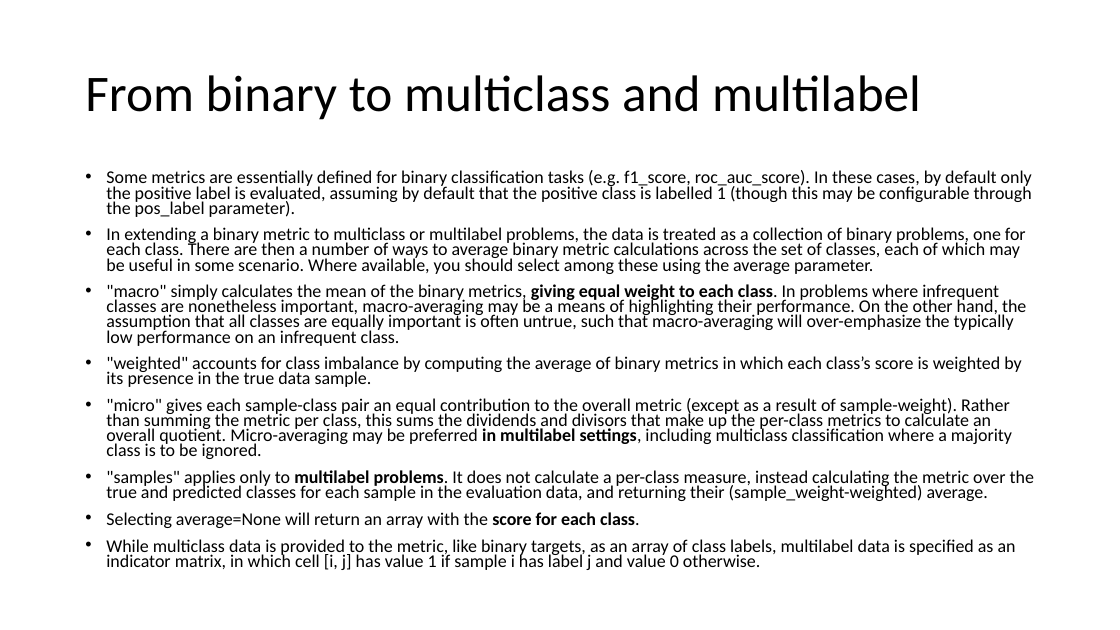
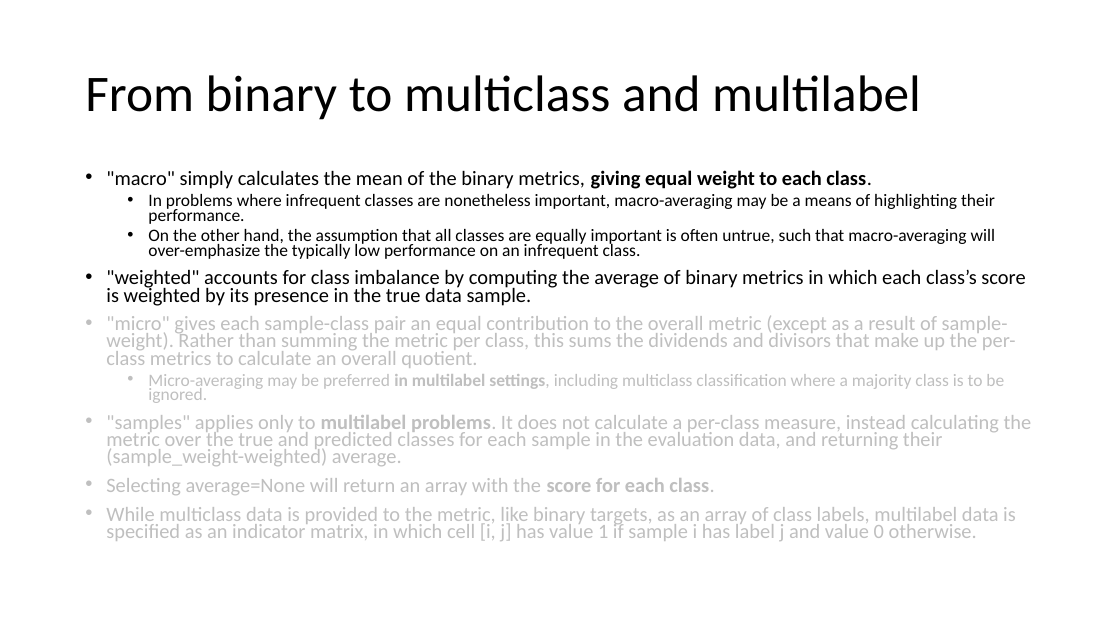
Before and after one commit to FranzGH/IoT_ML, a slide deck: slide 49 of Model selection.pptx (slide 47 before the commit). Drawn at 1120x630 pixels with LibreOffice and Linux fonts; fonts in the diff are those of the drawing. Boxes give left, top, right and bottom in pixels: in the first picture for what was removed or moved away, otherwise in the second. Text is boxed around its words. In the diff, an @@ line names an element or a change of style, - is before the commit and + after.

Commit message:
Model selection

```diff
--- a/Model selection.pptx
+++ b/Model selection.pptx
@@ text at bbox=[106, 170, 996, 259]: text changed; size 15.4 to 15 pt @@
-• Some metrics are essentially defined for binary classification tasks (e.g. f1_score, roc_auc_score). In these cases, by default only the positive label is evaluated, assuming by default that the positive class is labelled 1 (though this may be configurable through the pos_label parameter).
-• In extending a binary metric to multiclass or multilabel problems, the data is treated as a collection of binary problems, one for each class. There are then a number of ways to average binary metric calculations across the set of classes, each of which may be useful in some scenario. Where available, you should select among these using the average parameter.
-• "macro" simply calculates the mean of the binary metrics, giving equal weight to each class. In problems where infrequent classes are nonetheless important, macro-averaging may be a means of highlighting their performance. On the other hand, the assumption that all classes are equally important is often untrue, such that macro-averaging will over-emphasize the typically low performance on an infrequent class.
+• "macro" simply calculates the mean of the binary metrics, giving equal weight to each class.
+  • In problems where infrequent classes are nonetheless important, macro-averaging may be a means of highlighting their performance.
+  • On the other hand, the assumption that all classes are equally important is often untrue, such that macro-averaging will over-emphasize the typically low performance on an infrequent class.
@@ text at bbox=[106, 269, 1032, 541]: size 15.4 to 17.5 pt in ""weighted" accounts for class imbalance by computing ...", ""samples" applies only to multilabel problems. It ...", "Selecting average=None will return an array with ...", "While multiclass data is provided to the ..."; text colour #000000 to #BFBFBF in ""samples" applies only to multilabel problems. It ...", "Selecting average=None will return an array with ...", "While multiclass data is provided to the ..." @@
@@ text at bbox=[106, 315, 1016, 403]: text changed; size 15.4 to 17.5 pt; text colour #000000 to #BFBFBF @@
-• "micro" gives each sample-class pair an equal contribution to the overall metric (except as a result of sample-weight). Rather than summing the metric per class, this sums the dividends and divisors that make up the per-class metrics to calculate an overall quotient. Micro-averaging may be preferred in multilabel settings, including multiclass classification where a majority class is to be ignored.
+• "micro" gives each sample-class pair an equal contribution to the overall metric (except as a result of sample-weight). Rather than summing the metric per class, this sums the dividends and divisors that make up the per-class metrics to calculate an overall quotient.
+  • Micro-averaging may be preferred in multilabel settings, including multiclass classification where a majority class is to be ignored.
```
Also in this commit, not shown: 23 other slides changed, 3 slides added, 1 slide removed, 8 other files.
